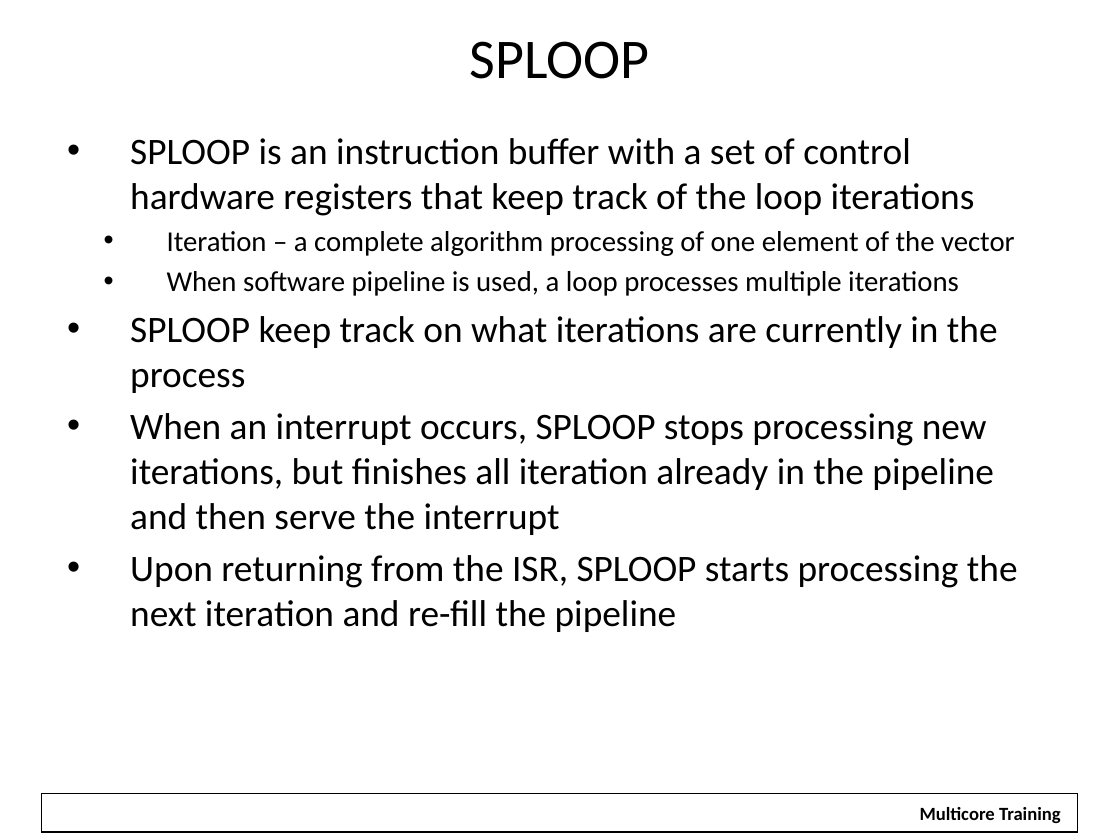
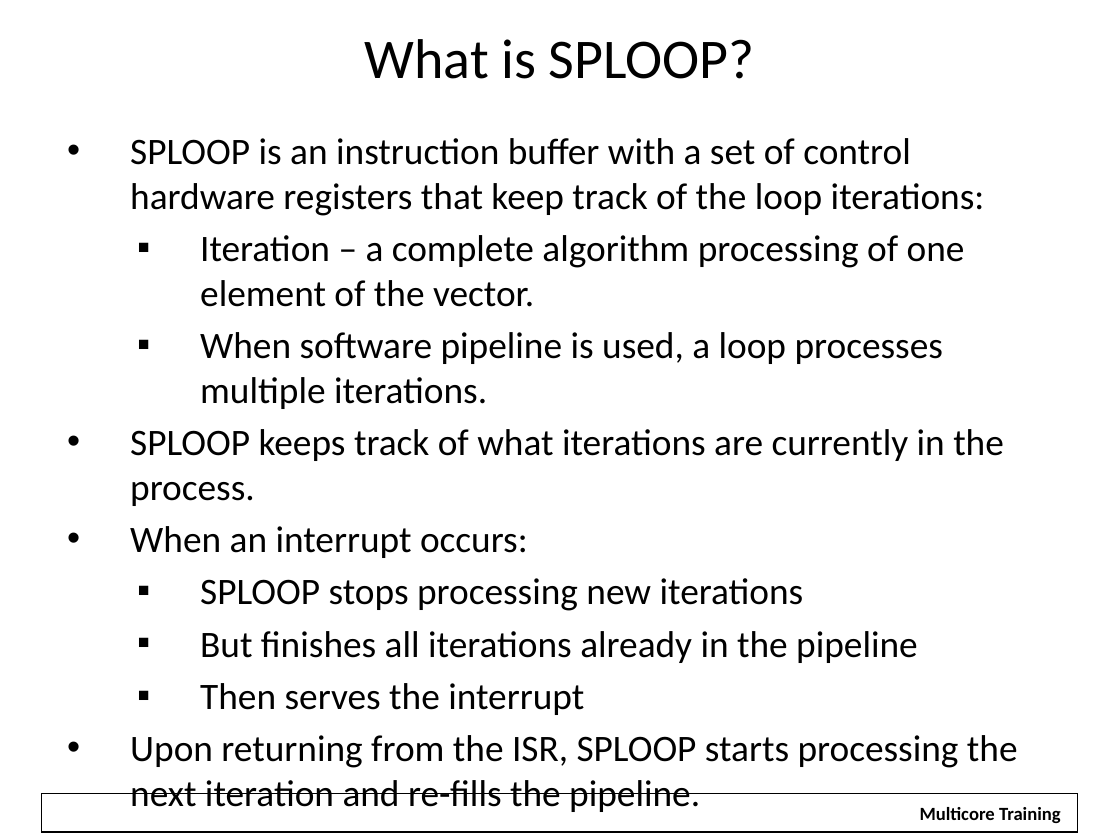
Before and after one commit to hari1989/keystone-workshop, a slide deck: slide 16 of preliminary/Working/presentations/KeyStone Optimization.pptx (slide 15 before the commit). Drawn at 1120x840 pixels with LibreOffice and Linux fonts; fonts in the diff are those of the drawing; background and template pictures are left out. Boxes give left, top, right and bottom in pixels: in the first picture for what was removed or moved away, otherwise in the second. Text is boxed around its words. In the diff, an @@ line names an element or a change of style, - is before the commit and + after.

```diff
--- a/preliminary/Working/presentations/KeyStone Optimization.pptx
+++ b/preliminary/Working/presentations/KeyStone Optimization.pptx
@@ title at box(365, 39, 755, 79): text changed @@
-SPLOOP
+What is SPLOOP?
@@ text at box(130, 138, 1018, 768): text changed; size 24.1 to 24 pt @@
-• SPLOOP is an instruction buffer with a set of control hardware registers that keep track of the loop iterations
-  • Iteration – a complete algorithm processing of one element of the vector
-  • When software pipeline is used, a loop processes multiple iterations
-• SPLOOP keep track on what iterations are currently in the process
-• When an interrupt occurs, SPLOOP stops processing new iterations, but finishes all iteration already in the pipeline and then serve the interrupt
-• Upon returning from the ISR, SPLOOP starts processing the next iteration and re-fill the pipeline
+• SPLOOP is an instruction buffer with a set of control hardware registers that keep track of the loop iterations:
+    ▪ Iteration – a complete algorithm processing of one element of the vector.
+    ▪ When software pipeline is used, a loop processes multiple iterations.
+• SPLOOP keeps track of what iterations are currently in the process.
+• When an interrupt occurs:
+    ▪ SPLOOP stops processing new iterations
+    ▪ But finishes all iterations already in the pipeline
+    ▪ Then serves the interrupt
+• Upon returning from the ISR, SPLOOP starts processing the next iteration and re-fills the pipeline.
```
Also in this commit, not shown: 49 other slides changed, 2 slides added, 1 slide removed.
